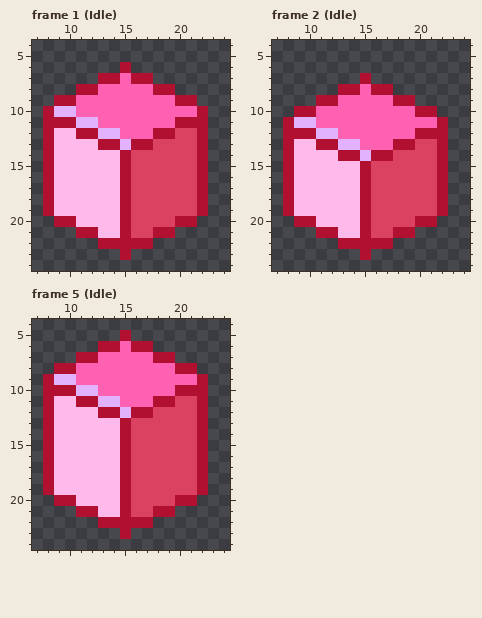
Two states of a pixel-art file, src/assets/cube-angle.aseprite. The picture above is the old version.
32x32 pixels, 6 frames. Shown: frame 1 (Idle): x 7..24, y 4..24; frame 2 (Idle): x 7..24, y 4..24; frame 5 (Idle): x 7..24, y 4..24. The commit also changed other frames, which this record leaves out.
After the commit:
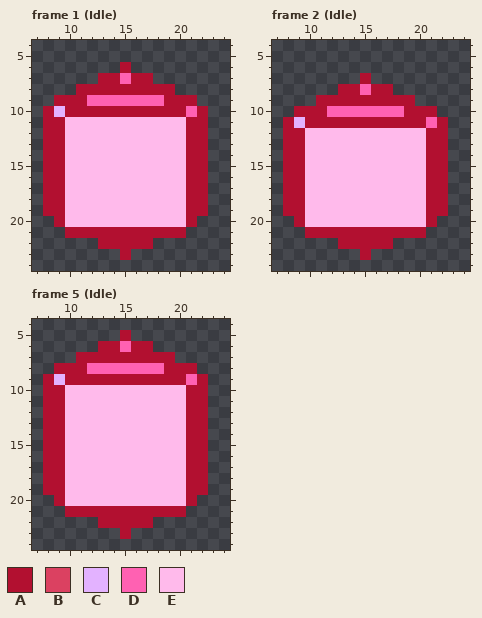
Palette (. is transparent): A #b21030  B #db4161  C #e3b2ff  D #ff61b2  E #ffbaeb
From old to new:
layer "Up Right" now shown
layer "Up Left" now shown
layer "Down Right" now shown
layer "Back" now shown
layer "Front" now shown
Frame 1 (Idle), layer "Front":
The edit adds colour A in row 21 at x 10 and 20.
Colour B gives way to colour A in rows 12 to 19 at x 21; in row 21 at x 16 to 17.
Colour C gives way to colour A in row 10 at x 10.
Colour D gives way to colour A in row 8 at x 13 to 17; in row 9 at x 11 and 19; in row 10 at x 11 to 20.
Colour E gives way to colour A in rows 12 to 19 at x 9; in row 21 at x 13 to 14.
Colour A gives way to colour E in row 11 at x 10 and 20; in row 12 at x 11 to 12 and 18 to 19; in row 13 at x 13 to 14 and 16 to 17; in rows 14 to 19 at x 15; in row 20 at x 10, 15 and 20.
Colour B gives way to colour E in row 12 at x 20; in row 13 at x 18 to 20; in rows 14 to 19 at x 16 to 20; in row 20 at x 16 to 19.
Colour C gives way to colour E in row 11 at x 11 to 12; in row 12 at x 13 to 14; in row 13 at x 15.
Colour D gives way to colour E in row 11 at x 13 to 19; in row 12 at x 15 to 17.
Frame 2 (Idle), layer "Front":
The edit adds colour A in row 21 at x 10 and 20.
Colour B gives way to colour A in rows 13 to 19 at x 21; in row 21 at x 16 to 17.
Colour C gives way to colour A in row 11 at x 10.
Colour D gives way to colour A in row 9 at x 13 to 17; in row 10 at x 11 and 19; in row 11 at x 11 to 20.
Colour E gives way to colour A in rows 13 to 19 at x 9; in row 21 at x 13 to 14.
Colour A gives way to colour E in row 12 at x 10 and 20; in row 13 at x 11 to 12 and 18 to 19; in row 14 at x 13 to 14 and 16 to 17; in rows 15 to 19 at x 15; in row 20 at x 10, 15 and 20.
Colour B gives way to colour E in row 13 at x 20; in row 14 at x 18 to 20; in rows 15 to 19 at x 16 to 20; in row 20 at x 16 to 19.
Colour C gives way to colour E in row 12 at x 11 to 12; in row 13 at x 13 to 14; in row 14 at x 15.
Colour D gives way to colour E in row 12 at x 13 to 19; in row 13 at x 15 to 17.
Frame 5 (Idle), layer "Front":
The edit adds colour A in row 21 at x 10 and 20.
Colour B gives way to colour A in rows 11 to 19 at x 21; in row 21 at x 16 to 17.
Colour C gives way to colour A in row 9 at x 10.
Colour D gives way to colour A in row 7 at x 13 to 17; in row 8 at x 11 and 19; in row 9 at x 11 to 20.
Colour E gives way to colour A in rows 11 to 19 at x 9; in row 21 at x 13 to 14.
Colour A gives way to colour E in row 10 at x 10 and 20; in row 11 at x 11 to 12 and 18 to 19; in row 12 at x 13 to 14 and 16 to 17; in rows 13 to 19 at x 15; in row 20 at x 10, 15 and 20.
Colour B gives way to colour E in row 11 at x 20; in row 12 at x 18 to 20; in rows 13 to 19 at x 16 to 20; in row 20 at x 16 to 19.
Colour C gives way to colour E in row 10 at x 11 to 12; in row 11 at x 13 to 14; in row 12 at x 15.
Colour D gives way to colour E in row 10 at x 13 to 19; in row 11 at x 15 to 17.
Changed places in both pictures, as pixel boxes (x1, y1, x2, y2):
changed: (54, 84, 197, 238)
changed: (294, 95, 437, 238)
changed: (54, 352, 197, 517)
